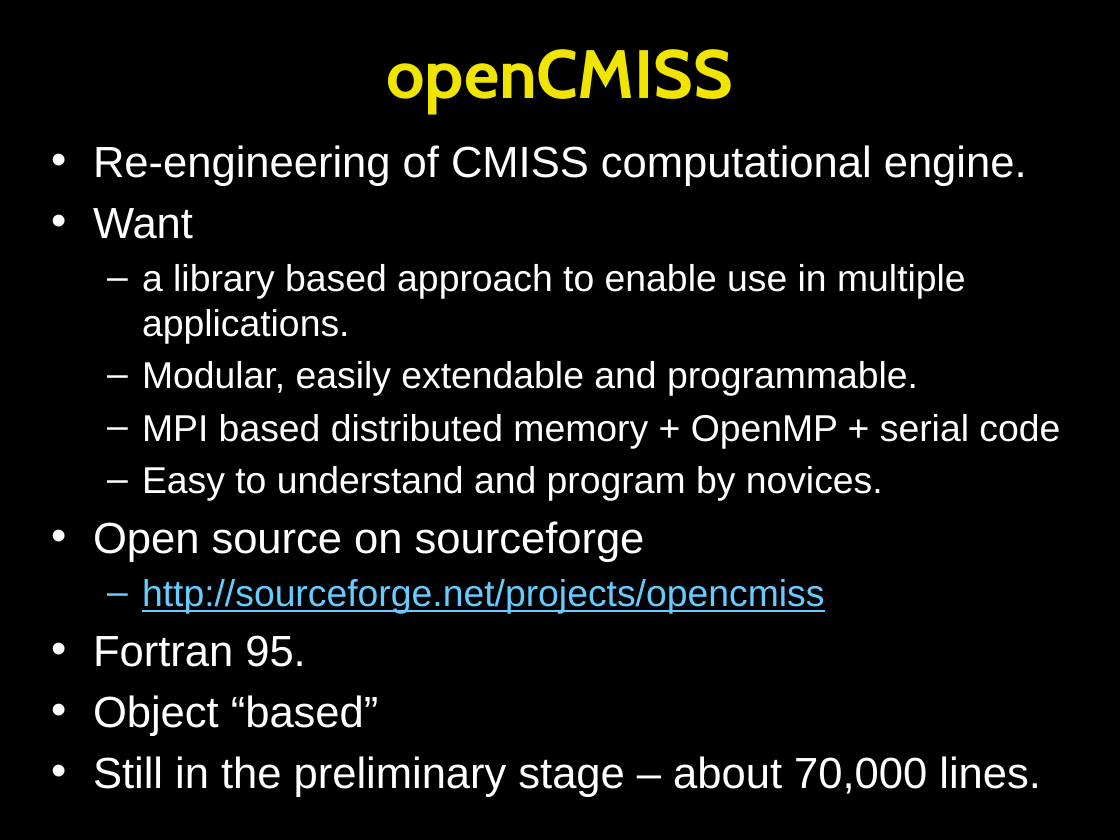
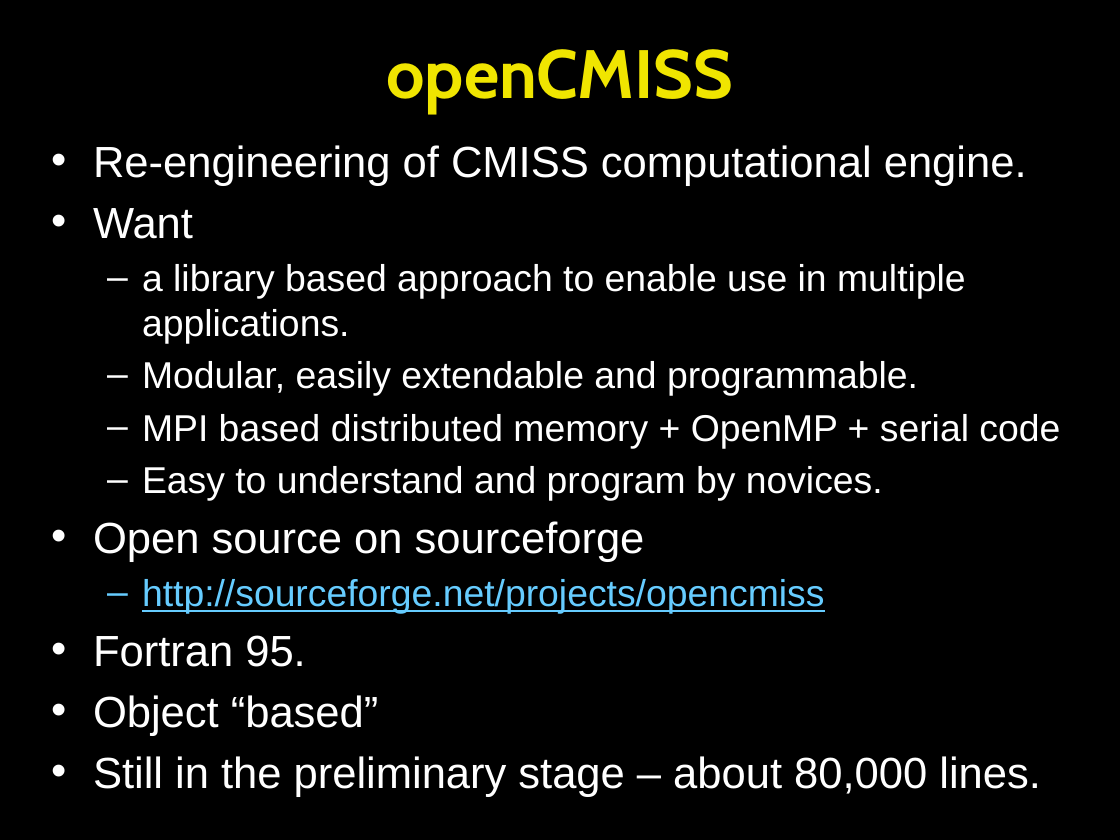
Before and after one commit to OpenCMISS/cm, a slide deck: slide 11 of doc/openCMISS.pptx. Drawn at 1120x840 pixels with LibreOffice and Linux fonts; fonts in the diff are those of the drawing. Boxes give left, top, right and bottom in pixels: in the first picture for what was removed or moved away, otherwise in the second. Text is boxed around its words. In the diff, an @@ line names an element or a change of style, - is before the commit and + after.

Commit message:
Updated openCMISS powerpoint presentation. Changes include: 1. Changes for regions, equations and problems 2. Block diagrams to show type structure 3. Additional slides for activation problems/CellML/FieldML

```diff
--- a/doc/openCMISS.pptx
+++ b/doc/openCMISS.pptx
@@ text at <box>93,756,1041,797</box>: text changed @@
-• Still in the preliminary stage – about 70,000 lines.
+• Still in the preliminary stage – about 80,000 lines.
```
Also in this commit, not shown: 8 other slides changed, 22 slides added.
